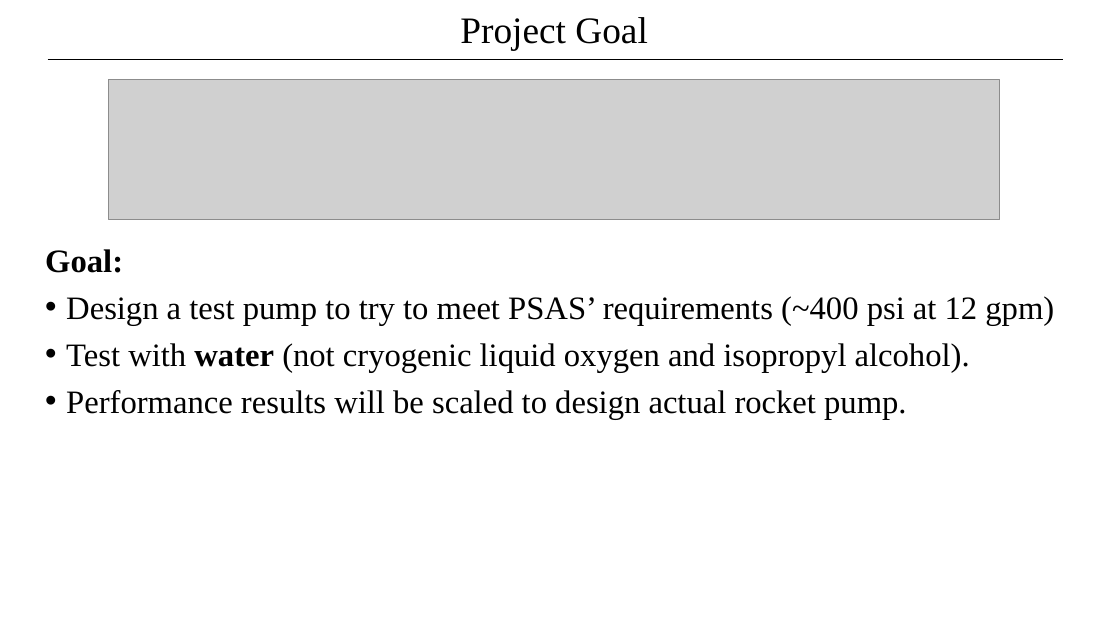
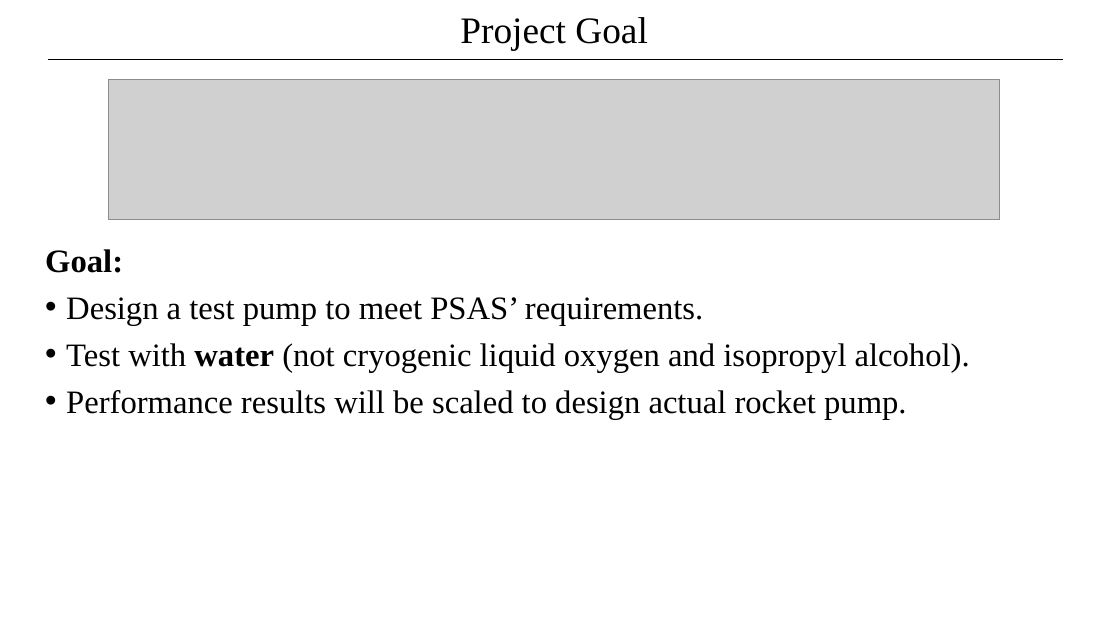
Before and after one commit to psas/electric-feed-system-prototype, a slide deck: slide 7 of Docs/Presentations/Slides/#1-2 title intro problem desc.pptx. Drawn at 1120x630 pixels with LibreOffice and Linux fonts; fonts in the diff are those of the drawing; grey boxes stand for pictures. Boxes give left, top, right and bottom in pixels: in the first picture for what was removed or moved away, otherwise in the second. Text is boxed around its words. In the diff, an @@ line names an element or a change of style, - is before the commit and + after.

```diff
--- a/Docs/Presentations/Slides/#1-2 title intro problem desc.pptx
+++ b/Docs/Presentations/Slides/#1-2 title intro problem desc.pptx
@@ text at box(66, 297, 703, 325): text changed @@
-• Design a test pump to try to meet PSAS’ requirements (~400 psi at 12 gpm)
+• Design a test pump to meet PSAS’ requirements.
```
Also in this commit, not shown: 2 slides added.
